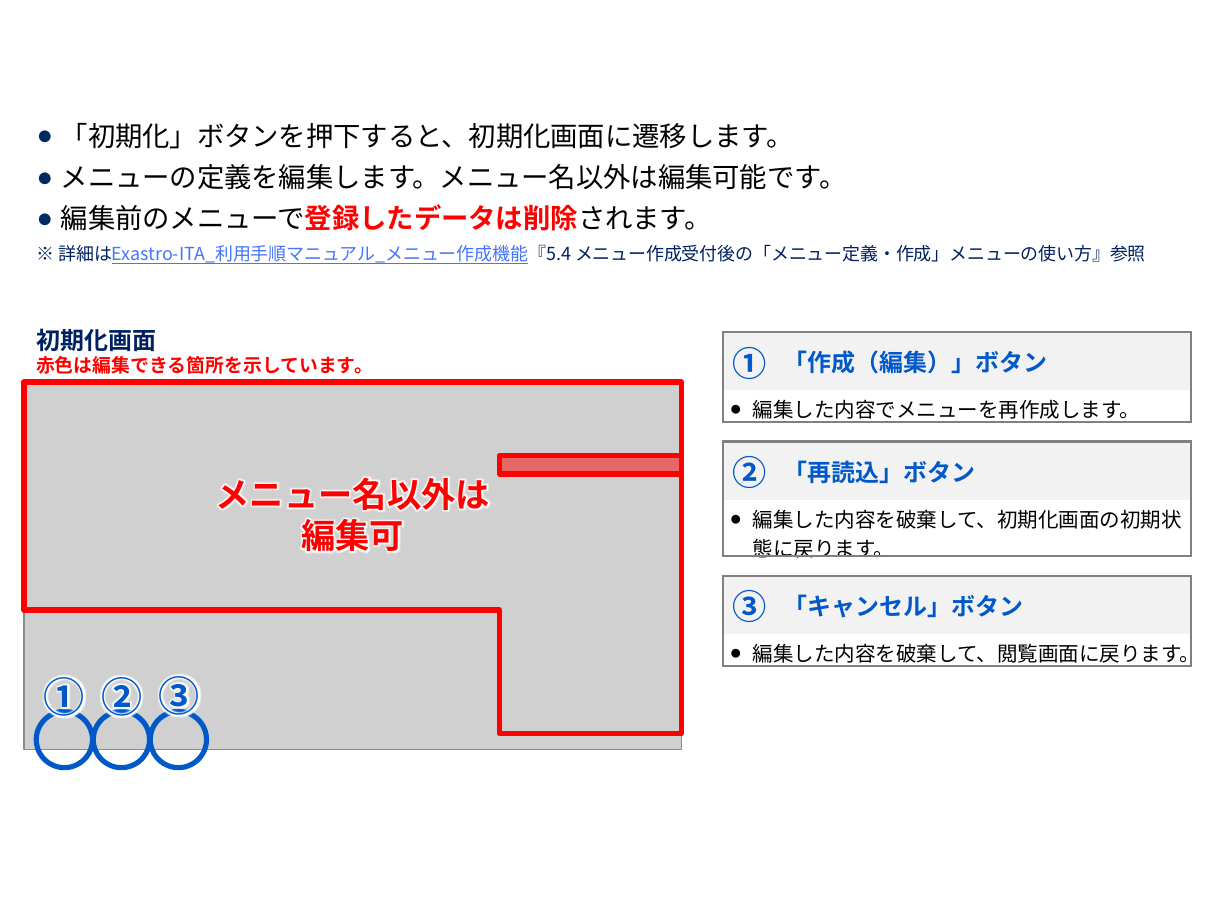
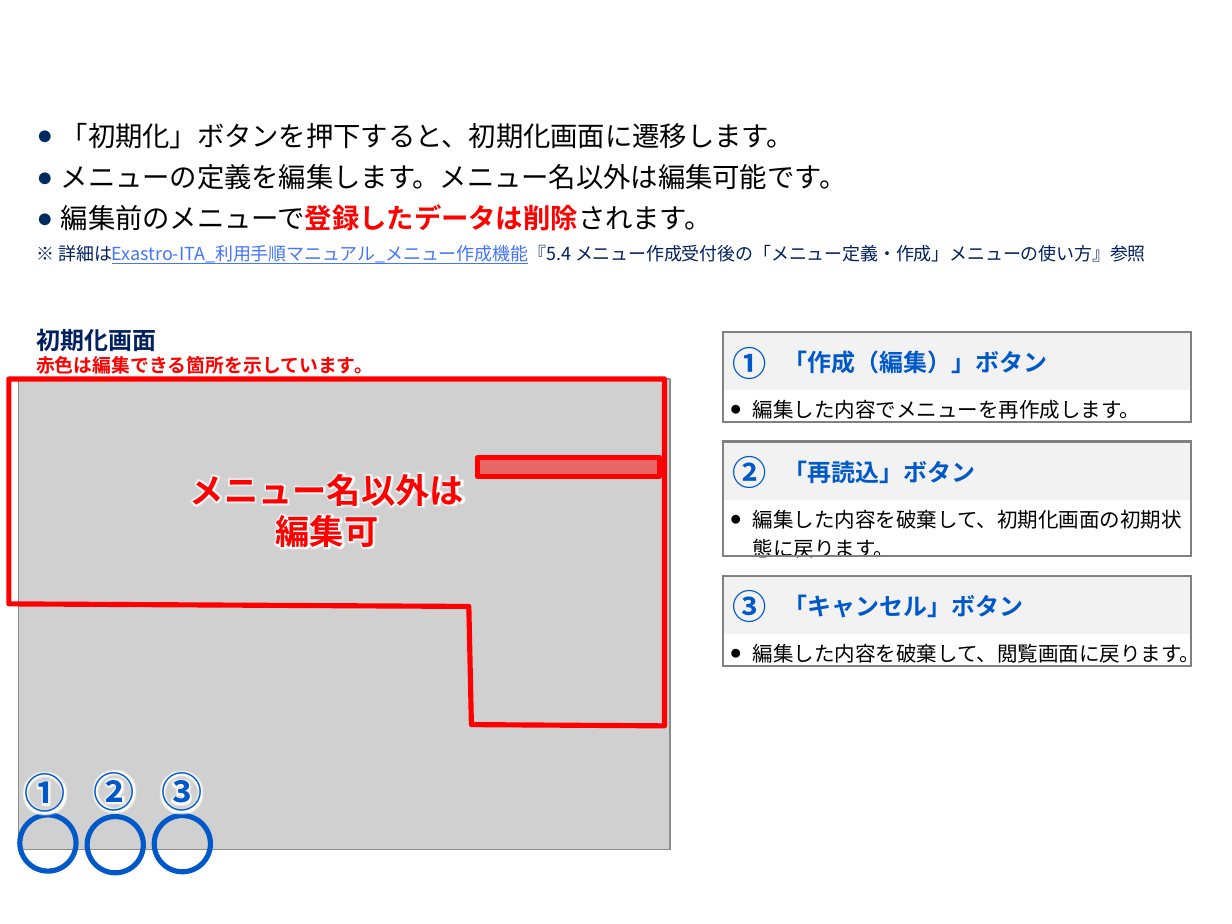
Before and after one commit to exastro-suite/it-automation-docs, a slide deck: slide 22 of asset/Learn_ja/ITA-hg-ps_classroom_lecture_ja.pptx. Drawn at 1232x924 pixels with LibreOffice and Linux fonts; fonts in the diff are those of the drawing; grey boxes stand for pictures; background and template pictures are left out. Boxes give left, top, right and bottom in pixels: in the first picture for what was removed or moved away, otherwise in the second. Text is boxed around its words. In the diff, an @@ line names an element or a change of style, - is before the commit and + after.

```diff
--- a/asset/Learn_ja/ITA-hg-ps_classroom_lecture_ja.pptx
+++ b/asset/Learn_ja/ITA-hg-ps_classroom_lecture_ja.pptx
@@ freeform shape moved from (x1=25, y1=382, x2=683, y2=733) to (x1=9, y1=379, x2=664, y2=727) @@
@@ picture resized from (x1=25, y1=383, x2=683, y2=750) to (x1=18, y1=379, x2=670, y2=850) @@
@@ text "メニュー名以外は" moved from (x1=216, y1=477, x2=490, y2=558) to (x1=190, y1=473, x2=464, y2=554) @@
@@ rectangle moved from (x1=500, y1=456, x2=683, y2=474) to (x1=477, y1=457, x2=659, y2=476) @@
@@ text "①" moved from (x1=44, y1=676, x2=85, y2=723) to (x1=24, y1=773, x2=65, y2=819) @@
@@ text "②" moved from (x1=101, y1=676, x2=142, y2=723) to (x1=94, y1=771, x2=135, y2=818) @@
@@ text "③" moved from (x1=159, y1=675, x2=200, y2=722) to (x1=161, y1=772, x2=202, y2=818) @@
@@ ellipse moved from (x1=36, y1=711, x2=92, y2=768) to (x1=20, y1=814, x2=76, y2=871) @@
@@ ellipse moved from (x1=94, y1=711, x2=150, y2=768) to (x1=87, y1=817, x2=144, y2=873) @@
@@ ellipse moved from (x1=150, y1=711, x2=207, y2=768) to (x1=154, y1=816, x2=211, y2=872) @@
```
Also in this commit, not shown: 15 other slides changed, 2 slides added, 1 slide removed, 1 other file.
